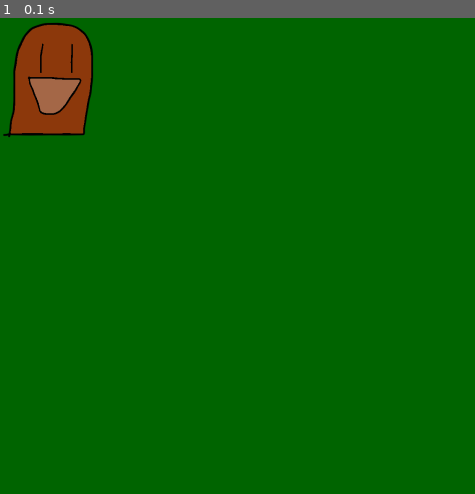
Above: before the commit, frame 1.
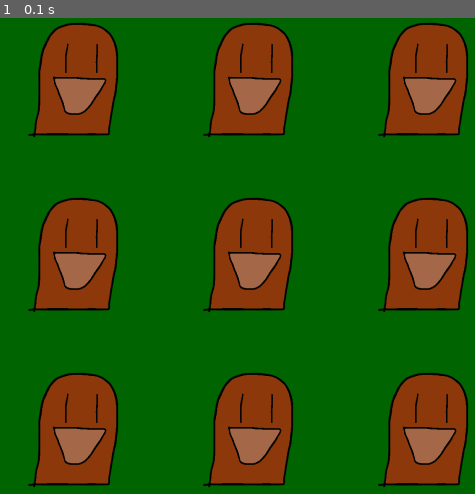
Above: after the commit, the same moment.

Repository: normyp/WhackPygame
Game: pygame game, started from whack!.py
Same seed, same stepped clock (60 frames per second), same inputs: the game is played once before the commit and once after it.
Inputs:
- Up to frame 1 (0.1 s): no input

The runs differ from the first frame. In frame 1, 33% of the frame differs, in the area x 0-99%, y 1-99%.

Commit message:
Added moles

Diff:
--- a/whack!.py
+++ b/whack!.py
@@ -15,24 +15,56 @@
         self.screen = pygame.display.set_mode([500, 500])
 
         self.mole = Mole(self)
-        # Set up the drawing window
+        self.mole2 = Mole(self)
+        self.mole3 = Mole(self)
+        self.mole4 = Mole(self)
+        self.mole5 = Mole(self)
+        self.mole6 = Mole(self)
+        self.mole7 = Mole(self)
+        self.mole8 = Mole(self)
+        self.mole9 = Mole(self)
+        self.mole.rect.x += 25
+        self.mole.rect.y += 0
 
+        self.mole2.rect.x += 200
+        self.mole2.rect.y += 0
 
+        self.mole3.rect.x += 375
+        self.mole3.rect.y += 0
+
+        self.mole4.rect.x += 25
+        self.mole4.rect.y += 175
+
+        self.mole5.rect.x += 200
+        self.mole5.rect.y += 175
+
+        self.mole6.rect.x += 375
+        self.mole6.rect.y += 175
+
+        self.mole7.rect.x += 25
+        self.mole7.rect.y += 350
+
+        self.mole8.rect.x += 200
+        self.mole8.rect.y += 350
+
+        self.mole9.rect.x += 375
+        self.mole9.rect.y += 350
     # Draw a solid blue circle in the center
     def print_moles(self):
-        pygame.draw.circle(self.screen, (150, 150, 255), (250, 250), 20)
-        pygame.draw.circle(self.screen, (150, 150, 255), (75, 250), 20)
-        pygame.draw.circle(self.screen, (150, 150, 255), (425, 250), 20)
-        pygame.draw.circle(self.screen, (150, 150, 255), (250, 75), 20)
-        pygame.draw.circle(self.screen, (150, 150, 255), (75, 75), 20)
-        pygame.draw.circle(self.screen, (150, 150, 255), (425, 75), 20)
-        pygame.draw.circle(self.screen, (150, 150, 255), (250, 425), 20)
-        pygame.draw.circle(self.screen, (150, 150, 255), (75, 425), 20)
-        pygame.draw.circle(self.screen, (150, 150, 255), (425, 425), 20)
+        self.mole.blitme()
+        self.mole2.blitme()
+        self.mole3.blitme()
+        self.mole4.blitme()
+        self.mole5.blitme()
+        self.mole6.blitme()
+        self.mole7.blitme()
+        self.mole8.blitme()
+        self.mole9.blitme()
 
     def _update_screen(self):
         self.screen.fill(self.settings.bg_color)
-        self.mole.blitme()
+        self.print_moles()
+
         # Flip the display
         pygame.display.flip()
 
@@ -43,10 +75,13 @@
             if event.type == pygame.QUIT:
                 sys.exit()
 
+    #def _change_mole_pos(self):
+
     def run_game(self):
         while True:
             self._check_events()
             self._update_screen()
+            #self._change_mole_pos()
         # Done! Time to quit.
         pygame.quit()
 
